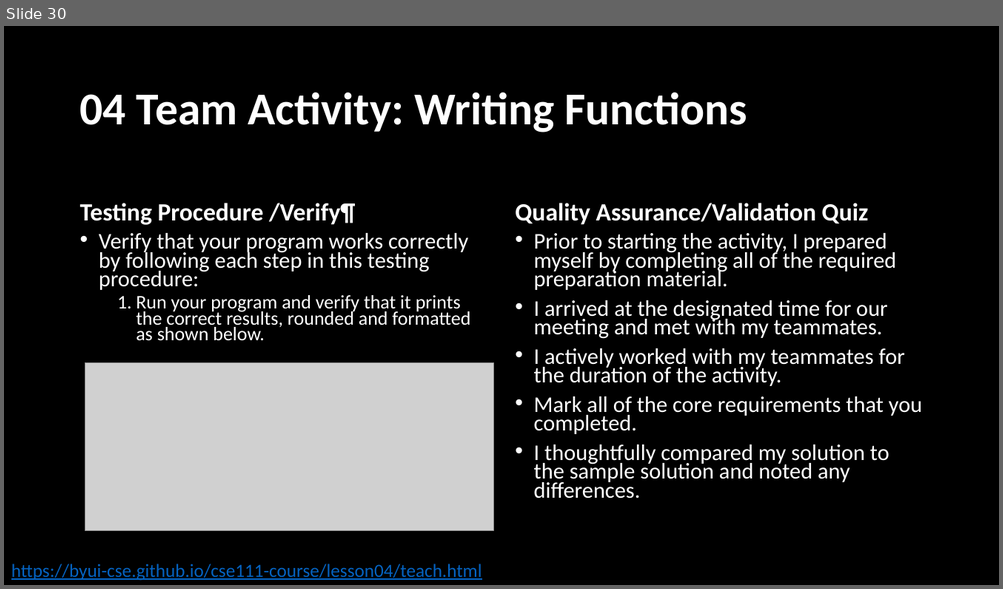
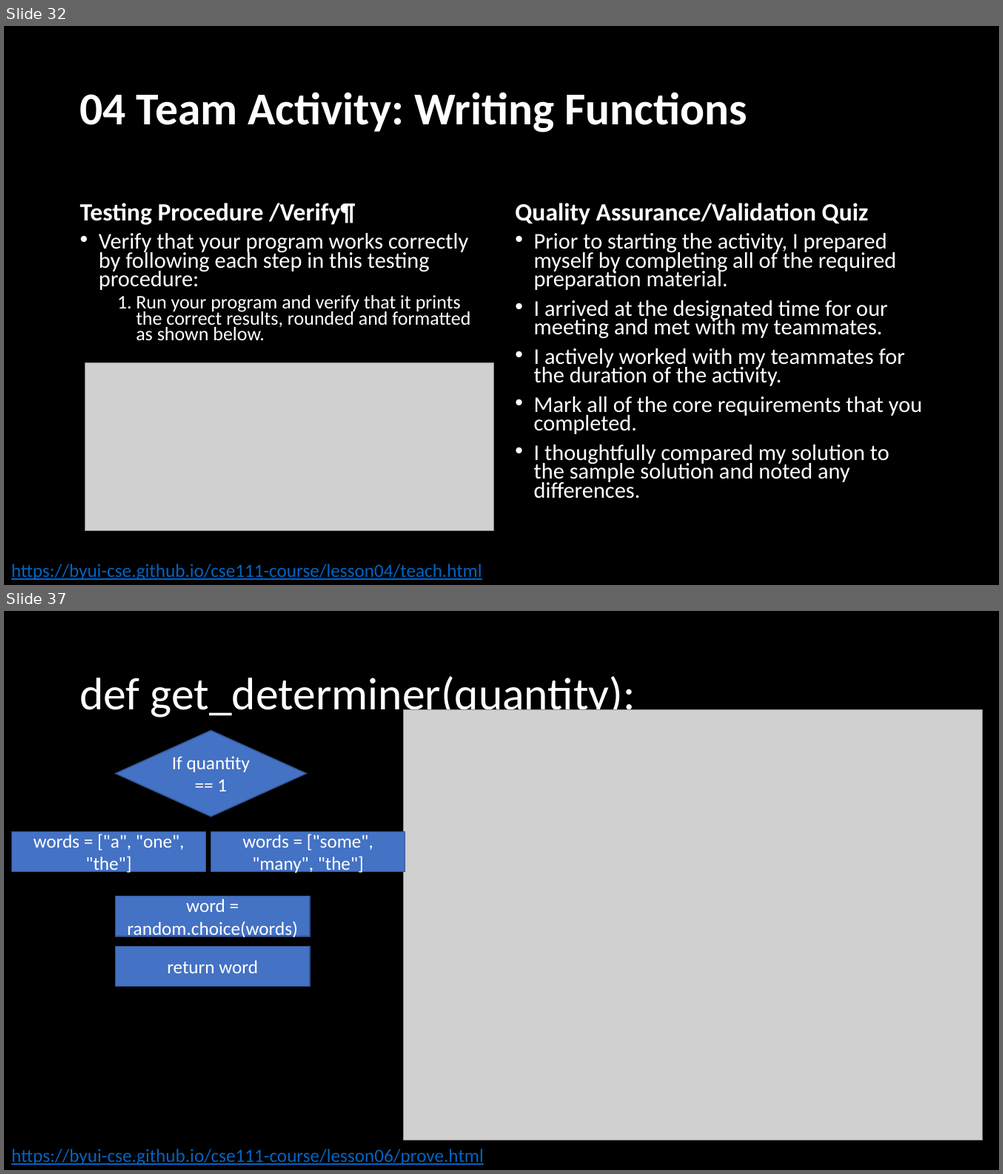
Before and after one commit to BroClements/CSE111ProgwFunctions, a slide deck: CSE111W04_FunctionDetails.pptx. Shown one above the other, each under a label of ours: slide 30 before the commit, slides 32 and 37 after it; the slides between them are not shown. The pictures are 1003x589 and 1003x1174 pixels, drawn with LibreOffice and Linux fonts; fonts in the diff are those of the drawing; grey boxes stand for pictures. Boxes give left, top, right and bottom in pixels: in the first picture for what was removed or moved away, otherwise in the second. Text is boxed around its words. In the diff, an @@ line names an element or a change of style, - is before the commit and + after.

```diff
--- a/CSE111W04_FunctionDetails.pptx
+++ b/CSE111W04_FunctionDetails.pptx
@@ slide 37 added at [4, 611, 999, 1170], background #000000 @@
@@ title added at [79, 676, 635, 721], 44 pt, text #FFFFFF @@
+def get_determiner(quantity):
@@ picture added at [404, 709, 982, 1141] @@
@@ diamond added at [115, 730, 306, 816], fill #4472C4, outline #325491 1 pt, 18 pt, text #FFFFFF @@
+If quantity == 1
@@ rectangle added at [11, 832, 205, 872], fill #4472C4, outline #325491 1 pt, 18 pt, text #FFFFFF @@
+words = ["a", "one", "the"]
@@ rectangle added at [210, 832, 404, 872], fill #4472C4, outline #325491 1 pt, 18 pt, text #FFFFFF @@
+words = ["some", "many", "the"]
@@ rectangle added at [115, 897, 309, 937], fill #4472C4, outline #325491 1 pt, 18 pt, text #FFFFFF @@
+word = random.choice(words)
@@ rectangle added at [115, 947, 309, 987], fill #4472C4, outline #325491 1 pt, 18 pt, text #FFFFFF @@
+return word
@@ text added at [11, 1149, 484, 1166], 18 pt, text #0563C1, underline @@
+https://byui-cse.github.io/cse111-course/lesson06/prove.html
@@ what was slide 30 is now slide 32 @@
```
Also in this commit, not shown: 2 slides changed, 14 other slides added, 2 slides removed, 2 other files.
